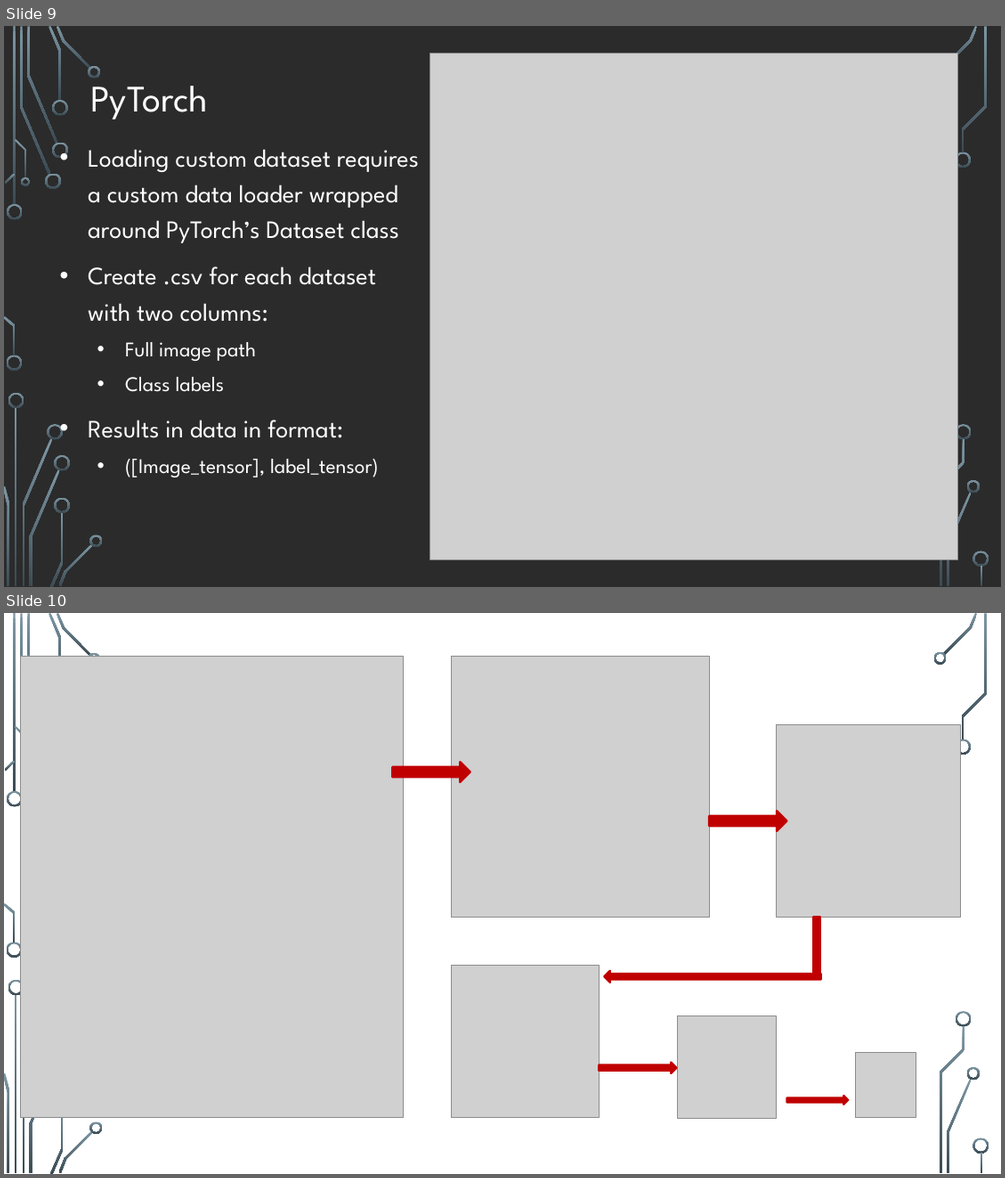
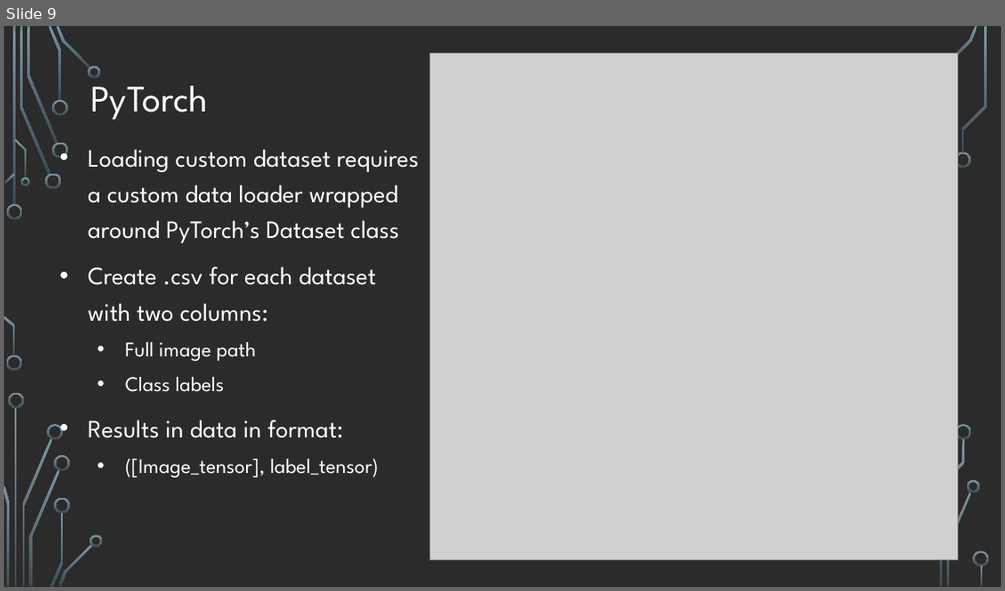
Before and after one commit to jpcrum/Final-Project-Group5, a slide deck: Final-Group-Presentation/Presentation.pptx. Shown one above the other, each under a label of ours: slides 9 and 10 before the commit, slide 9 after it. The pictures are 1005x1178 and 1005x591 pixels, drawn with LibreOffice and Linux fonts; fonts in the diff are those of the drawing; grey boxes stand for pictures; background and template pictures are left out; a plain dark background stands for a picture behind light text. Boxes give left, top, right and bottom in pixels: in the first picture for what was removed or moved away, otherwise in the second. Text is boxed around its words. In the diff, an @@ line names an element or a change of style, - is before the commit and + after.

```diff
--- a/Final-Group-Presentation/Presentation.pptx
+++ b/Final-Group-Presentation/Presentation.pptx
@@ slide 10 removed at (4,613,1001,1174), background picture (left out); not listed: 29 template elements that a slide beside it also shows @@
@@ picture removed at (20,656,404,1118) @@
@@ picture removed at (451,656,709,916) @@
@@ freeform shape removed at (933,652,947,665) @@
@@ picture removed at (777,725,961,916) @@
@@ right arrow removed at (392,762,469,782) @@
@@ right arrow removed at (709,811,787,831) @@
@@ rectangle removed at (814,916,821,976) @@
@@ picture removed at (451,965,599,1118) @@
@@ right arrow removed at (605,971,821,982) @@
@@ picture removed at (678,1015,777,1117) @@
@@ right arrow removed at (599,1062,676,1074) @@
@@ picture removed at (855,1053,916,1118) @@
@@ right arrow removed at (787,1095,849,1104) @@
```
Also in this commit, not shown: 3 slides added, 2 other files.
